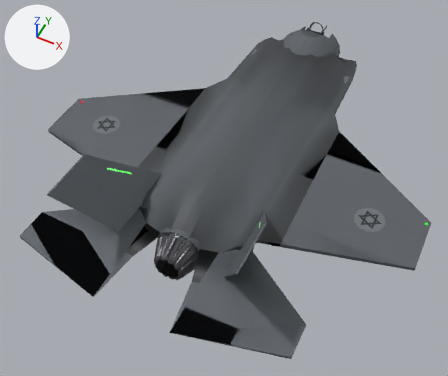
The glTF model shared/extra/planes/f35i/f35i_bc.gltf as it was, and as the next commit left it.
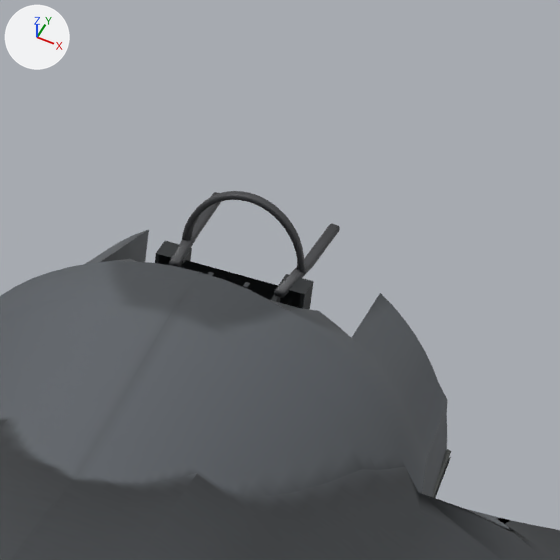
Each version is shown whole from a 50 mm camera at (5.14, -12.38, 12.8) aimed at (-0.04, -2.03, -0.13), then close up on the part from 64% to 79% of the width and 0% to 17% of the height. The lights are fixed; the arrows at upper left show +X, +Y and +Z. The last two pictures show the newer version. Vertices at exactly the same position are counted once.

In view in the first close-up: 'f35i_bc', 'f35i_bc_frame'.
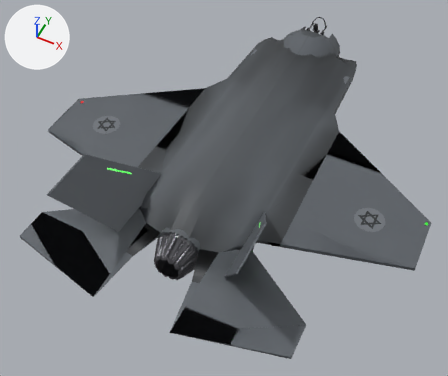
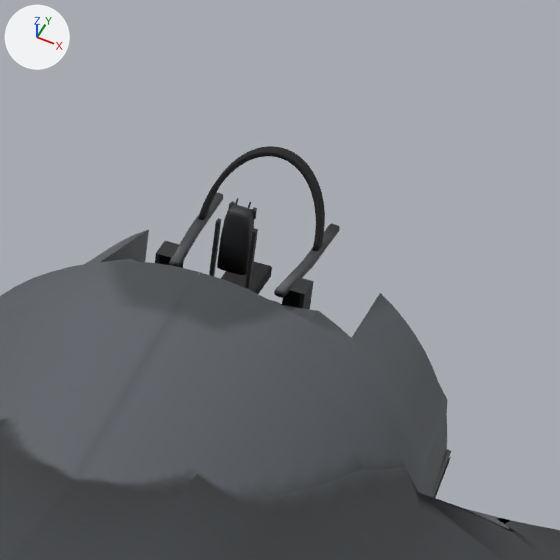
Pixel boxes [x1, y1, x2, y2] of what changed, in the close-ups (560 x 560 px):
'f35i_bc', reshaped
    before: [0, 229, 560, 560]
    after: [0, 198, 560, 560]
'f35i_bc_frame', reshaped (42% taller)
    before: [169, 191, 340, 298]
    after: [169, 146, 340, 298]
part 1 of me_f35i_bc, built on
    before: [156, 241, 314, 308]
    after: [91, 198, 335, 338]
part 2 of me_f35i_bc_frame, added (black)
    after: [198, 146, 325, 251]
part 3 of me_f35i_bc_frame, deleted
    before: [181, 191, 305, 275]

What the commit changed:
Material 'bc_arch' (mat_bc_arch) is new.
Its base color is (0.013, 0.013, 0.015) (black #1e1e21).
Its roughness is 0.9.
Material 'seat_pad' (mat_seat_pad) is new.
Its base color is (0.016, 0.016, 0.018) (black #222224).
Its roughness is 0.92.
Material 'seat_tag' (mat_seat_tag) is new.
Its base color is (0.8, 0.55, 0.02) (yellow #e7c427).
Material 'seat_shell' (mat_seat_shell) is new.
Its base color is (0.03, 0.031, 0.034) (dark grey #303134).
Its roughness is 0.6.
me_f35i_bc is used by ob_f35i_bc; location (0.0, 0.0, 0.0).
me_f35i_bc had 13413 vertices, 19699 faces and spanned x -5.44..5.44, y -6.84..5.0, z -1.05..2.61.
me_f35i_bc now has 14875 vertices, 22545 faces and spans x -5.44..5.44, y -6.84..5.0, z -1.05..2.61.
me_f35i_bc part 1: 80 vertices removed from x -0.21..0.21, y 4.52..4.68, z 0.81..1.05; 1542 vertices added at x -0.49..0.49, y 3.9..5.0, z -0.69..1.28.
me_f35i_bc gains material mat_seat_shell (dark grey #303134).
me_f35i_bc gains material mat_seat_pad (black #222224).
me_f35i_bc gains material mat_seat_tag (yellow #e7c427).
me_f35i_bc_frame is used by ob_f35i_bc_frame; location (0.0, 0.0, 0.0).
me_f35i_bc_frame had 620 vertices, 1228 faces and spanned x -0.256..0.256, y 4.548..5.076, z 0.955..1.267.
me_f35i_bc_frame now has 780 vertices, 1548 faces and spans x -0.256..0.256, y 4.548..5.076, z 0.955..1.266.
me_f35i_bc_frame part 2: a new loose piece of 660 vertices spanning x -0.242..0.242, y 4.87..5.052, z 0.97..1.266, in mat_bc_arch (black #1e1e21).
me_f35i_bc_frame part 3: the loose piece of 500 vertices spanning x -0.248..0.248, y 4.682..4.741, z 0.979..1.267 is deleted.
me_f35i_bc_frame gains material mat_bc_arch (black #1e1e21).
